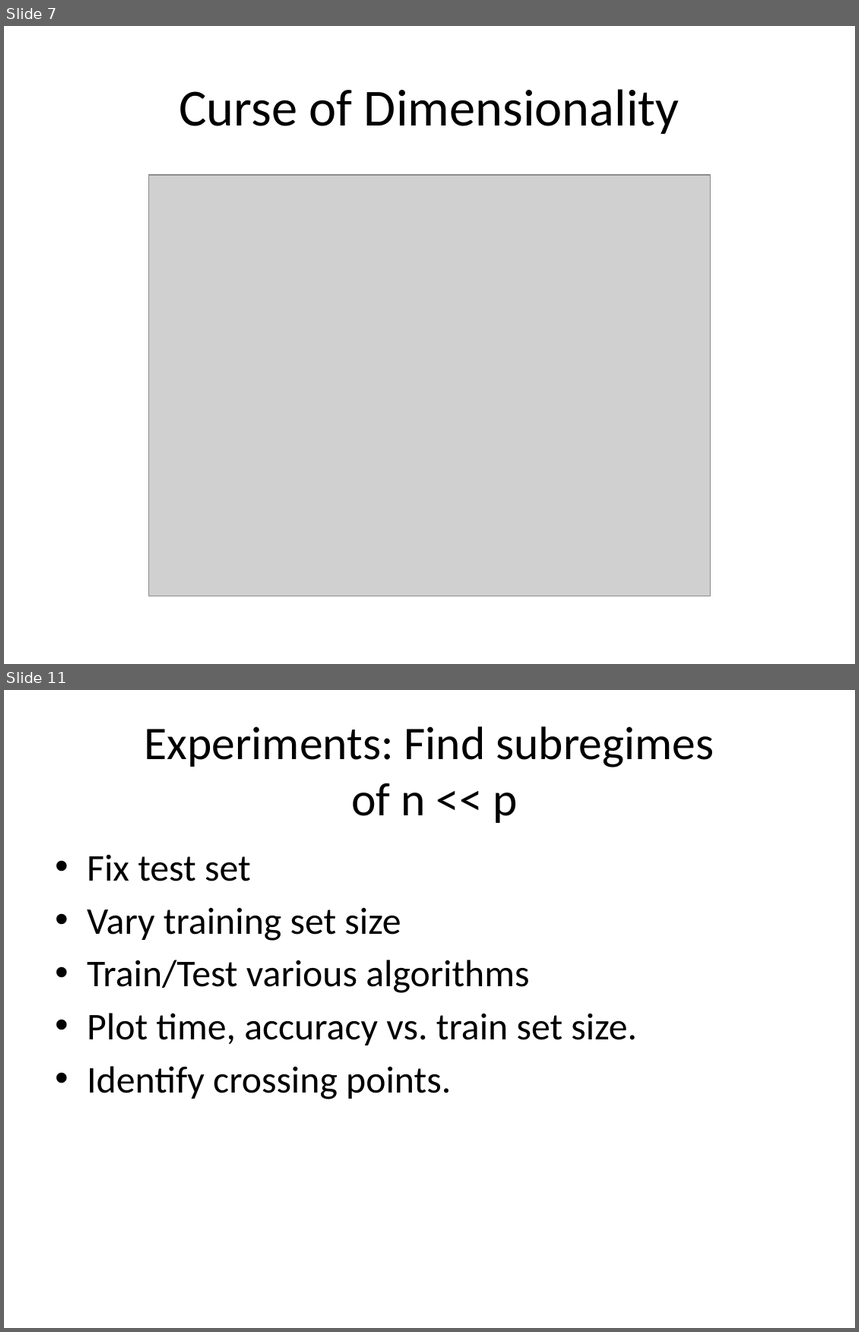
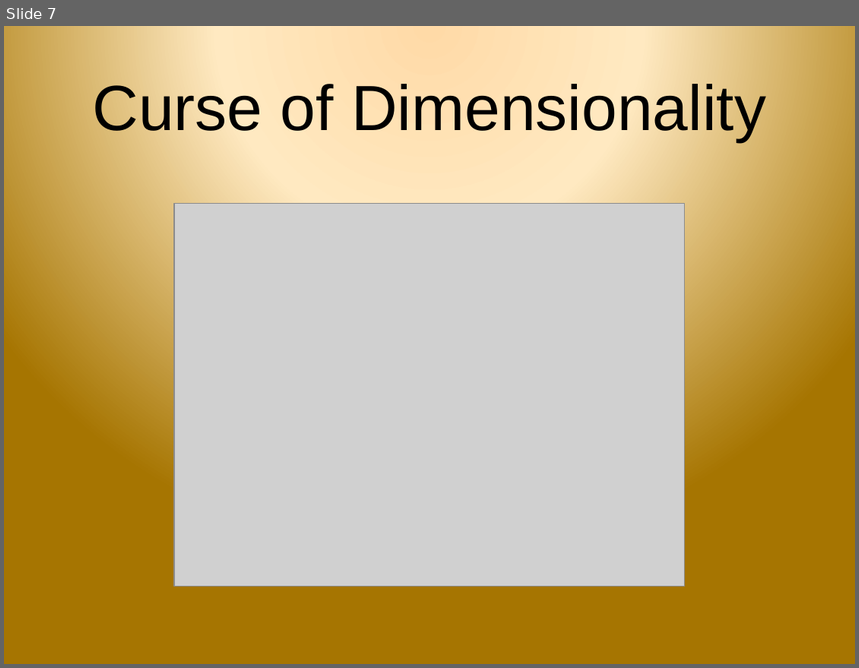
Before and after one commit to samanz/High-Dimensional-Classification, a slide deck: progressReport.pptx. Shown one above the other, each under a label of ours: slides 7 and 11 before the commit, slide 7 after it; the slides between them are not shown. The pictures are 859x1332 and 859x668 pixels, drawn with LibreOffice and Linux fonts; fonts in the diff are those of the drawing; grey boxes stand for pictures; background and template pictures are left out. Boxes give left, top, right and bottom in pixels: in the first picture for what was removed or moved away, otherwise in the second. Text is boxed around its words. In the diff, an @@ line names an element or a change of style, - is before the commit and + after.

```diff
--- a/progressReport.pptx
+++ b/progressReport.pptx
@@ slide 11 removed at [4,690,855,1328], background #FFFFFF @@
@@ title removed at [145,726,714,823] @@
-Experiments: Find subregimes
-of n << p
@@ text removed at [87,854,637,1100] @@
-• Fix test set
-• Vary training set size
-• Train/Test various algorithms
-• Plot time, accuracy vs. train set size.
-• Identify crossing points.
@@ slide 7 changed as well @@
@@ background #FFFFFF to picture (left out) @@
@@ title "Curse of Dimensionality": place and size @@
-title "Curse of Dimensionality" at [179,89,680,134]
+title "Curse of Dimensionality" at [92,79,766,142]
@@ title "Curse of Dimensionality" at [92,79,766,142]: size 44 to 54 pt, font Calibri to Arial @@
@@ picture: place and size @@
-picture at [148,175,711,596]
+picture at [174,203,685,586]
```
Also in this commit, not shown: 6 other slides changed, 14 slides added, 6 other slides removed.
